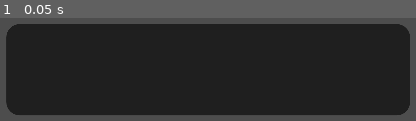
Above: before the commit, frame 1.
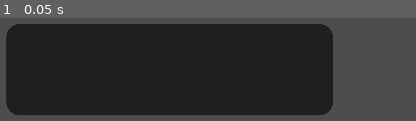
Above: after the commit, the same moment.

Repository: kyle-hessel/godot-narrative-prototype
Game: Godot game, scene res://scenes/UI/dialogue/textbox_response.tscn
Same seed, same stepped clock (60 frames per second), same inputs: the game is played once before the commit and once after it. This scene is started directly instead of the project's main scene. The engine's default icon, where the game draws it, is replaced by a stand-in: a white triangle on a blue panel in a dark square.
Inputs:
- Up to frame 1 (0.05 s): no input

The runs differ from the first frame. In frame 1, 16% of the frame differs, in the area x 77-99%, y 5-95%.

Commit message:
Added basic dialogue tree collapsing to either NPC dialogue or player responses (just by making the next dialogue only have one option, more or less), and also refactored things to tidy up a bit.

Diff:
--- a/assets/UI/dialogue/dialogue_response_theme.tres
+++ b/assets/UI/dialogue/dialogue_response_theme.tres
@@ -10,4 +10,4 @@
 Label/font_sizes/font_size = 48
 PanelContainer/styles/panel = ExtResource("1_blqyq")
 RichTextLabel/colors/default_color = Color(0.858824, 0.858824, 0.858824, 1)
-RichTextLabel/font_sizes/normal_font_size = 48
+RichTextLabel/font_sizes/normal_font_size = 36
--- a/assets/UI/dialogue/dialogue_theme.tres
+++ b/assets/UI/dialogue/dialogue_theme.tres
@@ -1,6 +1,6 @@
 [gd_resource type="Theme" load_steps=3 format=3 uid="uid://bdsl22n370u3a"]
 
-[ext_resource type="StyleBox" uid="uid://bqnk2p6s1wfon" path="res://assets/UI/dialogue_style_box_flat.tres" id="1_v52mu"]
+[ext_resource type="StyleBox" uid="uid://bqnk2p6s1wfon" path="res://assets/UI/dialogue/dialogue_style_box_flat.tres" id="1_v52mu"]
 
 [sub_resource type="SystemFont" id="SystemFont_1pjwv"]
 
--- a/scenes/UI/dialogue/textbox_response.tscn
+++ b/scenes/UI/dialogue/textbox_response.tscn
@@ -14,7 +14,7 @@
 anchor_bottom = 0.5
 offset_left = 68.0
 offset_top = 53.0
-offset_right = 1037.0
+offset_right = 852.0
 offset_bottom = 272.0
 grow_vertical = 2
 theme = ExtResource("2_aigip")
--- a/scenes/main.tscn
+++ b/scenes/main.tscn
@@ -67,10 +67,22 @@
 dialogue_type = 0
 dialogue_options = Array[Array]([["you got the shit?", "... are you a cop?"]])
 
+[sub_resource type="Resource" id="Resource_1whd8"]
+script = ExtResource("6_abhvg")
+dialogue_type = 0
+dialogue_options = Array[Array]([["Seeya!"]])
+
+[sub_resource type="Resource" id="Resource_mytm4"]
+script = ExtResource("6_abhvg")
+dialogue_type = 1
+dialogue_options = Array[Array]([["On that note, I will see you later."]])
+next_dialogue = SubResource("Resource_1whd8")
+
 [sub_resource type="Resource" id="Resource_gbw8k"]
 script = ExtResource("6_abhvg")
 dialogue_type = 0
 dialogue_options = Array[Array]([["Good good, that's good."], ["Oh, well that's a shame.", "Here, have mine! Oh wait, I …(394 unchanged characters)…
+next_dialogue = SubResource("Resource_mytm4")
 
 [sub_resource type="Resource" id="Resource_uh11h"]
 script = ExtResource("6_abhvg")
--- a/scripts/UI/dialogue/textbox.gd
+++ b/scripts/UI/dialogue/textbox.gd
@@ -20,7 +20,7 @@
 
 func _ready() -> void:
 	# ARBITRARY wraps per-letter, WORD wraps, well, per-word.
-	dialogue_label.autowrap_mode = TextServer.AUTOWRAP_WORD
+	dialogue_label.autowrap_mode = TextServer.AUTOWRAP_WORD_SMART
 
 	# each time the timer started by display_letter ends, said function is recursively called again by this lambda function.
 	letter_display_timer.timeout.connect(func(): display_letter())
--- a/scripts/managers/dialogue_manager.gd
+++ b/scripts/managers/dialogue_manager.gd
@@ -12,6 +12,8 @@
 var npc_dialogue_lines: Array
 var player_response_lines: Array
 var player_selection: int = 0
+# branch_index is used to track which player response branch is chosen (based on NPC dialogue branches) due to how the data is structured.
+# if dialogue_index is the index of the actual dialogue in the nested array, branch_index is the index of which dialogues to choose from in the outer array.
 var branch_index: int = 0
 var current_dialogue: Dialogue
 var line_index: int = 0
@@ -25,30 +27,30 @@
 	if event.is_action_pressed("gui_select"):
 		# if there's a player dialogue, pass in the player choice (branch) and reload to continue on.
 		if is_player_dialogue_active:
-			reload_textbox(textbox_response_inst.player_selection)
+			advance_dialogue_and_reload_textbox(textbox_response_inst.player_selection)
 		# if there's an NPC dialogue, decide to reload with the correct branch OR display the rest of the line first.
 		elif is_npc_dialogue_active:
 			if can_advance_line:
-				reload_textbox(branch_index)
+				advance_dialogue_and_reload_textbox(branch_index)
 			# if the key is pressed early before the line can be advanced, display the rest of the line all at once.
 			else:
 				textbox_inst.display_line()
 
 # starts a new dialogue if one isn't active by displaying a textbox with the given dialogue lines.
-func start_dialogue(dialogue: Dialogue, response_pos: int = 0) -> void:
+func start_dialogue(dialogue: Dialogue, dialogue_index: int = 0) -> void:
 	current_dialogue = dialogue
 
 	if dialogue.dialogue_type != Dialogue.DialogueType.RESPONSE:
 		# overwrite pre-existing dialogue_lines with new lines that were passed to the dialogue manager.
-		npc_dialogue_lines = dialogue.dialogue_options[response_pos]
+		npc_dialogue_lines = dialogue.dialogue_options[dialogue_index]
 		# mark dialogue as active once a textbox is shown so another can't be instantiated over the existing one.
 		is_npc_dialogue_active = true
 	else:
-		player_response_lines = dialogue.dialogue_options[response_pos]
+		player_response_lines = dialogue.dialogue_options[dialogue_index]
 		is_player_dialogue_active = true
 
 	# cache the branch index for reload_textbox in _unhandled_input.
-	branch_index = response_pos
+	branch_index = dialogue_index
 
 	show_textbox(dialogue.dialogue_type)
 
@@ -74,7 +76,7 @@
 		textbox_response_inst.begin_display_response(player_response_lines)
 
 # deletes the current textbox, increments which dialogue string should be fed into the next textbox, and draws the next line with a new textbox if there is one.
-func reload_textbox(response_pos: int = 0) -> void:
+func advance_dialogue_and_reload_textbox(dialogue_index: int = 0) -> void:
 	# if there isn't a next dialogue queued up, destroy existing textboxes as normal.
 	if current_dialogue.next_dialogue == null:
 		# if the player has an active dialogue, destroy that when this function is called before destroying NPC dialogue.
@@ -103,22 +105,23 @@
 	else:
 		match current_dialogue.next_dialogue.dialogue_type:
 			Dialogue.DialogueType.DEFAULT:
+				# if the next dialogue is an NPC default dialogue and the current dialogue is a player response, then do the following:
 				if is_player_dialogue_active:
+					# delete the player textbox and mark player dialogue as inactive.
 					textbox_response_inst.queue_free()
 					is_player_dialogue_active = false
 
-					# map position of player's response in a 2D array back to a 1D array and assign it to response_pos so that the NPC chooses the correct line of dialogue.
-					if current_dialogue.dialogue_options.size() > 1:
-						response_pos = return_player_response_pos_in_1d_array_format(response_pos)
+					# realign dialogue_index to align 1D array of NPC dialogues with 1D array of potential player responses.
+					dialogue_index = realign_npc_dialogue_index(dialogue_index)
 
 				textbox_inst.queue_free() # could add a function here instead that plays an animation before queue_free.
 				line_index = 0
 
 				# make the new NPC dialogue the checkpoint dialogue for the initiator of the conversation.
 				participants[0].checkpoint_dialogue = current_dialogue.next_dialogue
-				participants[0].dialogue_branch_pos = response_pos
+				participants[0].dialogue_branch_pos = dialogue_index
 
-				start_dialogue(current_dialogue.next_dialogue, response_pos)
+				start_dialogue(current_dialogue.next_dialogue, dialogue_index)
 
 			Dialogue.DialogueType.RESPONSE:
 				line_index += 1
@@ -129,7 +132,11 @@
 					# don't reset line_index here, as we need that data if textbox_inst remains during a player response in order to properly destroy textbox_inst after the fact.
 					# don't mark an NPC dialogue checkpoint during a player response, as they aren't speaking (going to try to ensure this isn't needed going forward).
 
-					start_dialogue(current_dialogue.next_dialogue, response_pos)
+					# realign dialogue_index depending on what the upcoming player dialogues contain.
+					dialogue_index = realign_player_dialogue_index(dialogue_index)
+
+					start_dialogue(current_dialogue.next_dialogue, dialogue_index)
+
 				# otherwise, continue dialogue chain.
 				else:
 					textbox_inst.queue_free()
@@ -141,14 +148,34 @@
 			Dialogue.DialogueType.SHOUT:
 				pass
 
-# break down 2D array of potential player responses from Dialogue's dialogue_options into a flat 1D array and convert the response position accordingly.
-func return_player_response_pos_in_1d_array_format(response_pos: int) -> int:
+#region Dialogue & textbox helper functions
+func realign_npc_dialogue_index(dialogue_index: int) -> int:
+	# if the incoming NPC dialogue only has one option, just set dialogue_index to 0 as the branching tree is now collapsing back down.
+	if current_dialogue.next_dialogue.dialogue_options.size() == 1:
+		dialogue_index = 0
+	# if the incoming NPC dialogue has multiple options, determine how to format dialogue_index before passing it onto the next NPC dialogue if the player had more than one response list from the prior branches.
+	else:
+		if current_dialogue.dialogue_options.size() > 1:
+			# map position of player's response in a 2D array back to a 1D array and assign it to dialogue_index so that the NPC chooses the correct line of dialogue.
+			dialogue_index = return_dialogue_index_in_1d_array_format(dialogue_index)
+
+	return dialogue_index
+
+func realign_player_dialogue_index(dialogue_index: int) -> int:
+	# if the incoming player dialogue only has one option, just set dialogue_index to 0 as the branching tree is now collapsing back down.
+	if current_dialogue.next_dialogue.dialogue_options.size() == 1:
+		dialogue_index = 0
+
+	return dialogue_index
+
+# break down 2D array of potential player responses from Dialogue's dialogue_options into a flat 1D array and convert the dialogue index accordingly.
+func return_dialogue_index_in_1d_array_format(dialogue_index: int) -> int:
 	var temp_pos: int = 0
 
 	for pos in range(branch_index):
 		temp_pos += current_dialogue.dialogue_options[pos].size()
 
-	return temp_pos + response_pos
+	return temp_pos + dialogue_index
 
 func destroy_textboxes() -> void:
 	if is_player_dialogue_active:
@@ -165,3 +192,4 @@
 		can_advance_line = false
 		line_index = 0
 		branch_index = 0
+#endregion
Not shown: 1 places in scenes/main.tscn that only renumber resources
